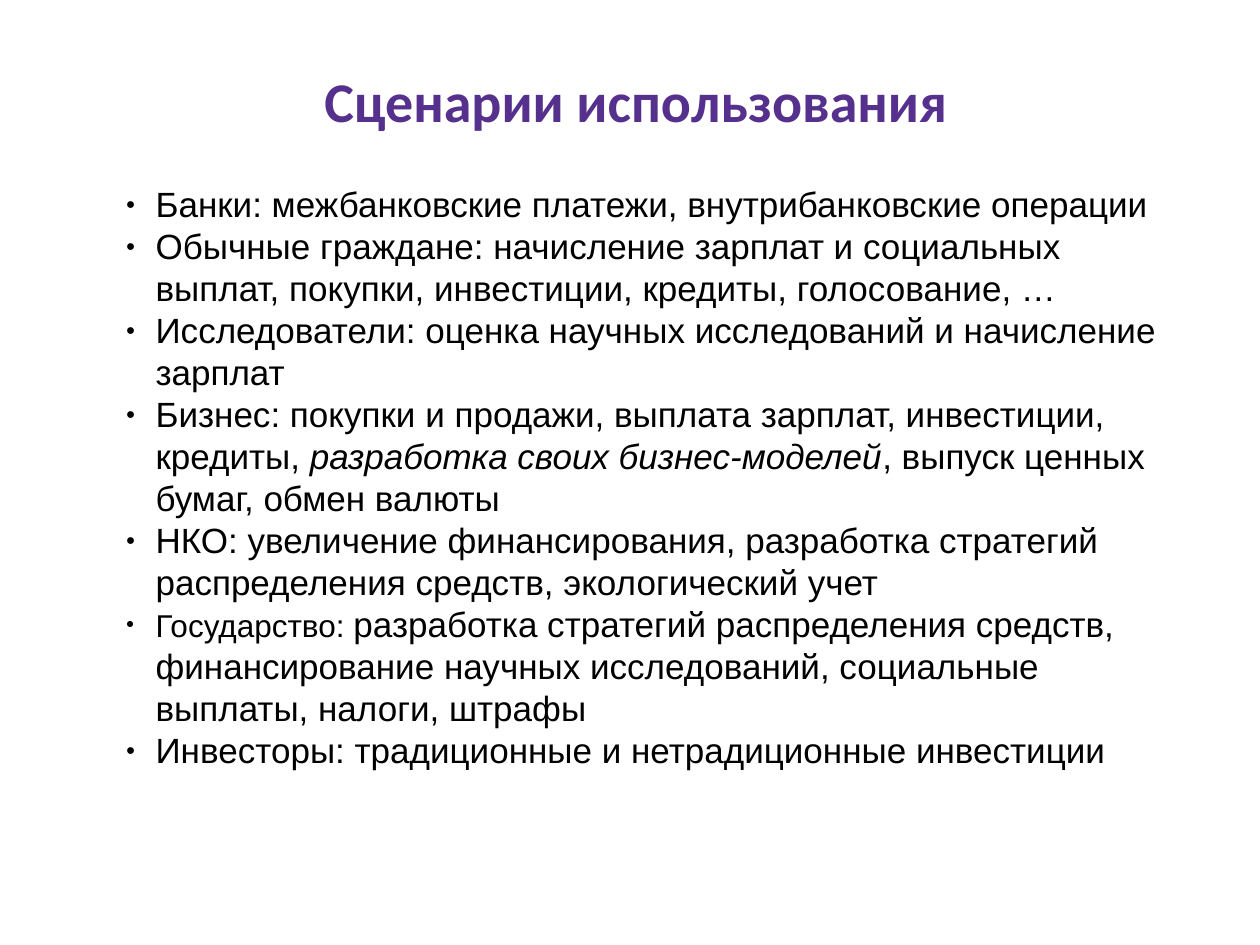
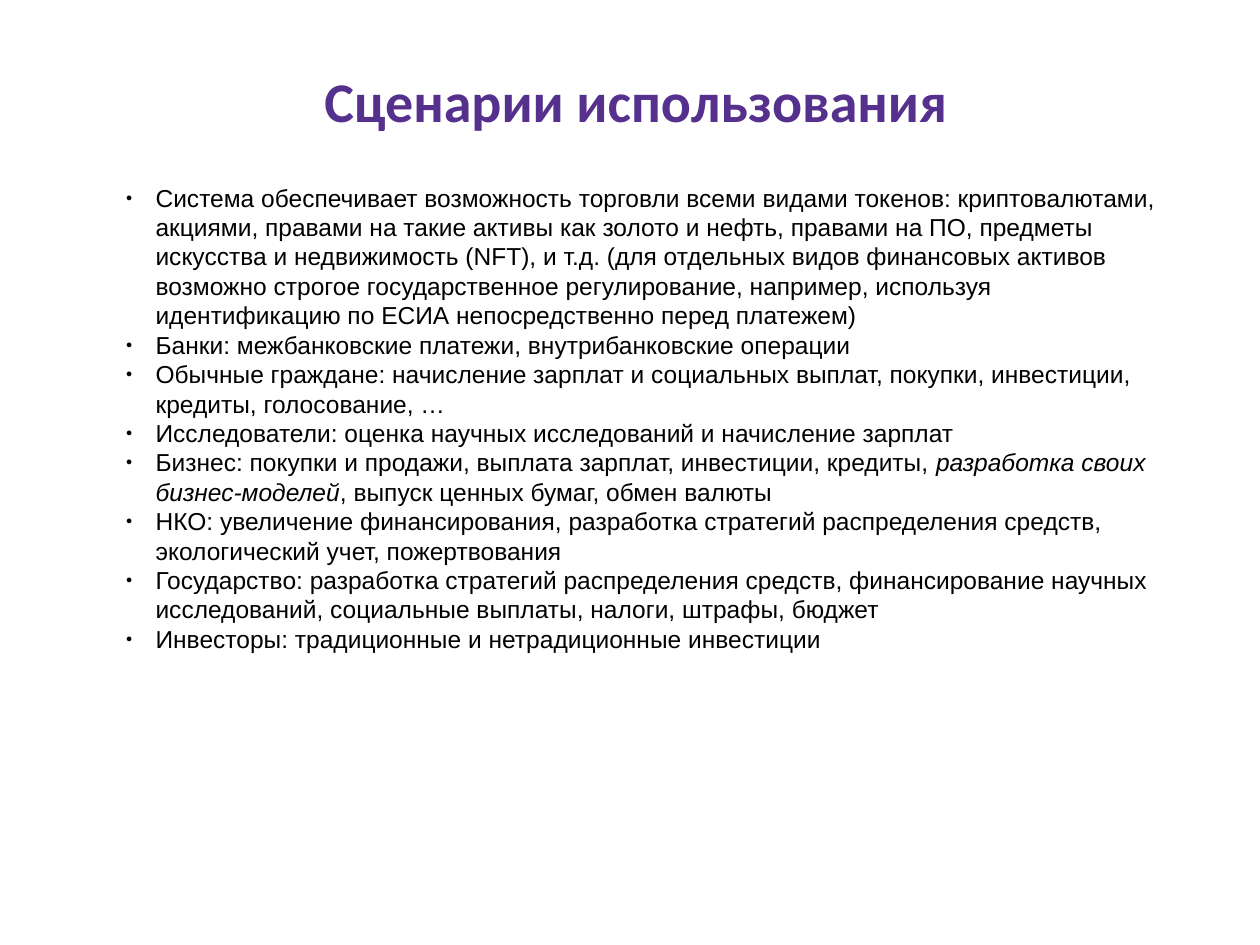
Before and after one commit to vporton/digital-breakthrough-2021, a slide deck: slide 19 of Цифровой-Прорыв.odp (slide 15 before the commit). Drawn at 1260x945 pixels with LibreOffice and Linux fonts; fonts in the diff are those of the drawing. Boxes give left, top, right and bottom in pixels: in the first picture for what was removed or moved away, otherwise in the second. Text is boxed around its words. In the diff, an @@ line names an element or a change of style, - is before the commit and + after.

```diff
--- a/Цифровой-Прорыв.odp
+++ b/Цифровой-Прорыв.odp
@@ text at box(156, 189, 1155, 329): paragraph added @@
+● Система обеспечивает возможность торговли всеми видами токенов: криптовалютами, акциями, правами на такие активы как золото и нефть, правами на ПО, предметы искусства и недвижимость (NFT), и т.д. (для отдельных видов финансовых активов возможно строгое государственное регулирование, например, используя идентификацию по ЕСИА непосредственно перед платежем)
@@ text at box(156, 336, 1145, 653): size 20 to 14 pt in "Банки: межбанковские платежи, внутрибанковские операции", "Обычные граждане: начисление зарплат и социальных выплат, ...", "Исследователи: оценка научных исследований и начисление зарп ...", "Бизнес: покупки и продажи, выплата зарплат, инвестиции, ..." and 1 more places @@
@@ text at box(156, 511, 1146, 623): text changed; size 20 to 14 pt @@
-● НКО: увеличение финансирования, разработка стратегий распределения средств, экологический учет
-● Государство: разработка стратегий распределения средств, финансирование научных исследований, социальные выплаты, налоги, штрафы
+● НКО: увеличение финансирования, разработка стратегий распределения средств, экологический учет, пожертвования
+● Государство: разработка стратегий распределения средств, финансирование научных исследований, социальные выплаты, налоги, штрафы, бюджет
```
Also in this commit, not shown: 6 other slides changed, 4 slides added, 1 other file.
